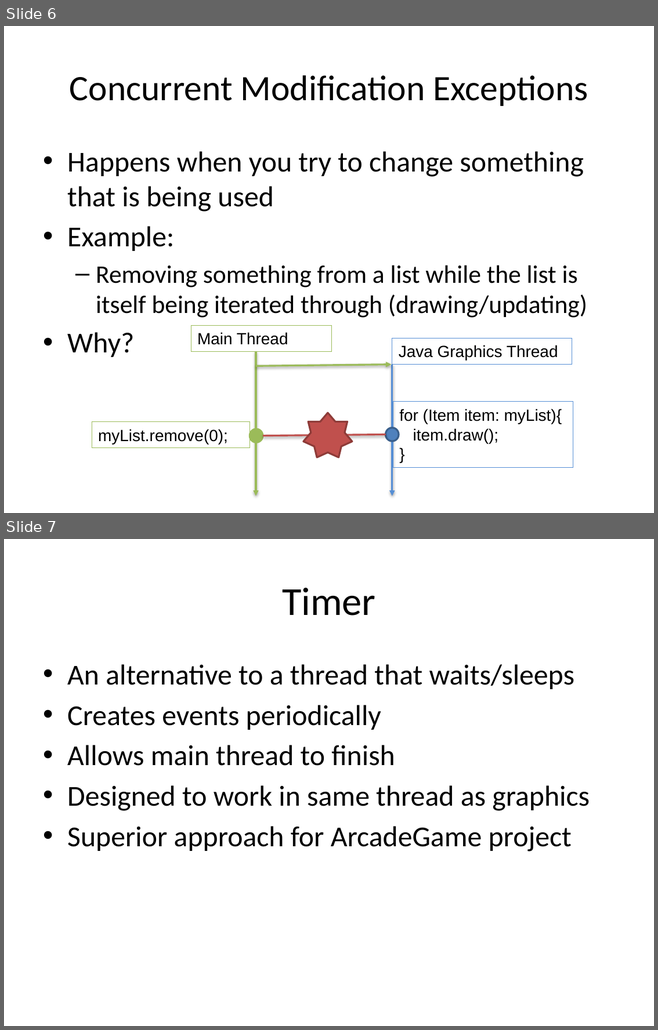
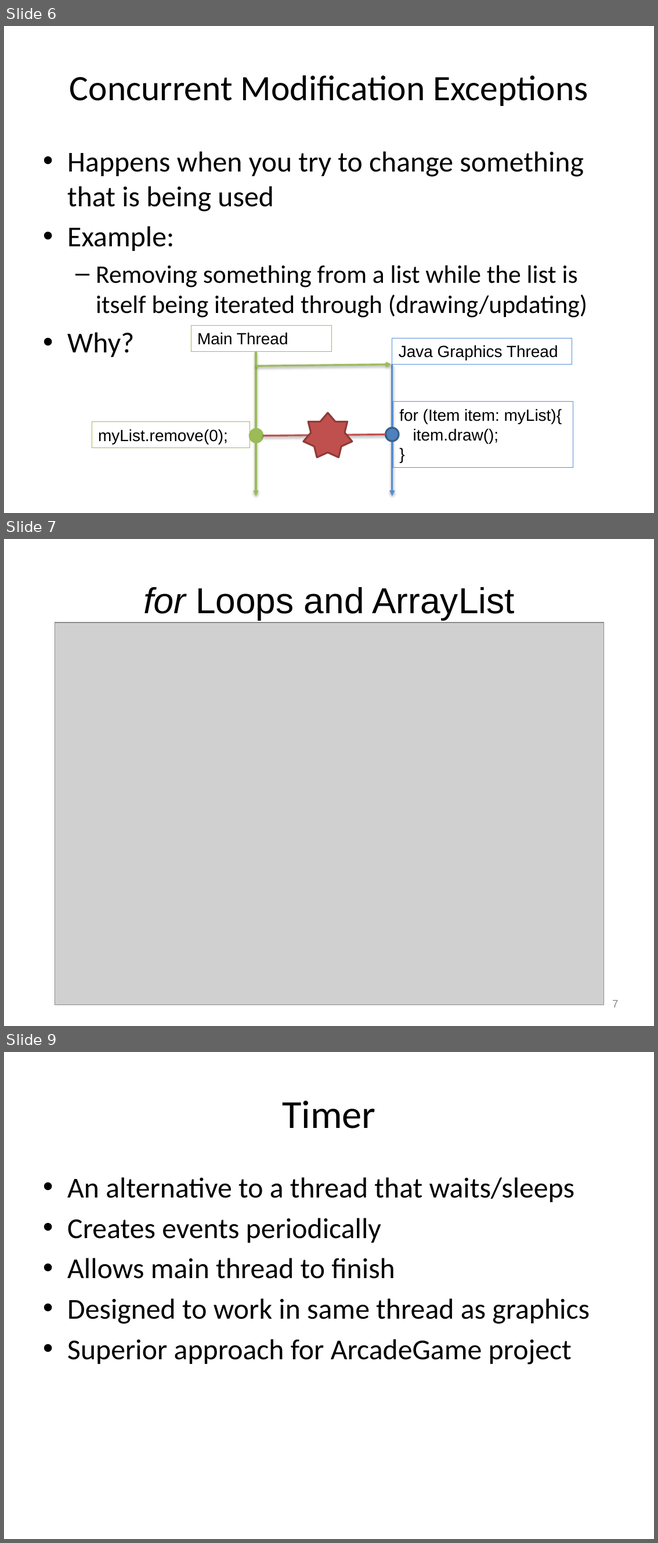
Before and after one commit to RHIT-CSSE/csse220, a slide deck: ClassMaterials/EventBasedGameLoop/Slides/EventBasedGameLoop.pptx. Shown one above the other, each under a label of ours: slides 6 and 7 before the commit, slides 6, 7 and 9 after it; the slides between them are not shown. The pictures are 658x1030 and 658x1543 pixels, drawn with LibreOffice and Linux fonts; fonts in the diff are those of the drawing; grey boxes stand for pictures. Boxes give left, top, right and bottom in pixels: in the first picture for what was removed or moved away, otherwise in the second. Text is boxed around its words. In the diff, an @@ line names an element or a change of style, - is before the commit and + after.

```diff
--- a/ClassMaterials/EventBasedGameLoop/Slides/EventBasedGameLoop.pptx
+++ b/ClassMaterials/EventBasedGameLoop/Slides/EventBasedGameLoop.pptx
@@ slide 7 added at bbox=[4, 539, 654, 1026], background #FFFFFF @@
@@ title added at bbox=[143, 587, 514, 620], 40 pt, text #000000 @@
+for Loops and ArrayList
@@ picture added at bbox=[54, 623, 604, 1005] @@
@@ page number added at bbox=[612, 1000, 618, 1008], 12 pt, text #888888 @@
+7
@@ what was slide 7 is now slide 9 @@
```
Also in this commit, not shown: 3 slides changed, 4 other slides added, 3 slides removed.
